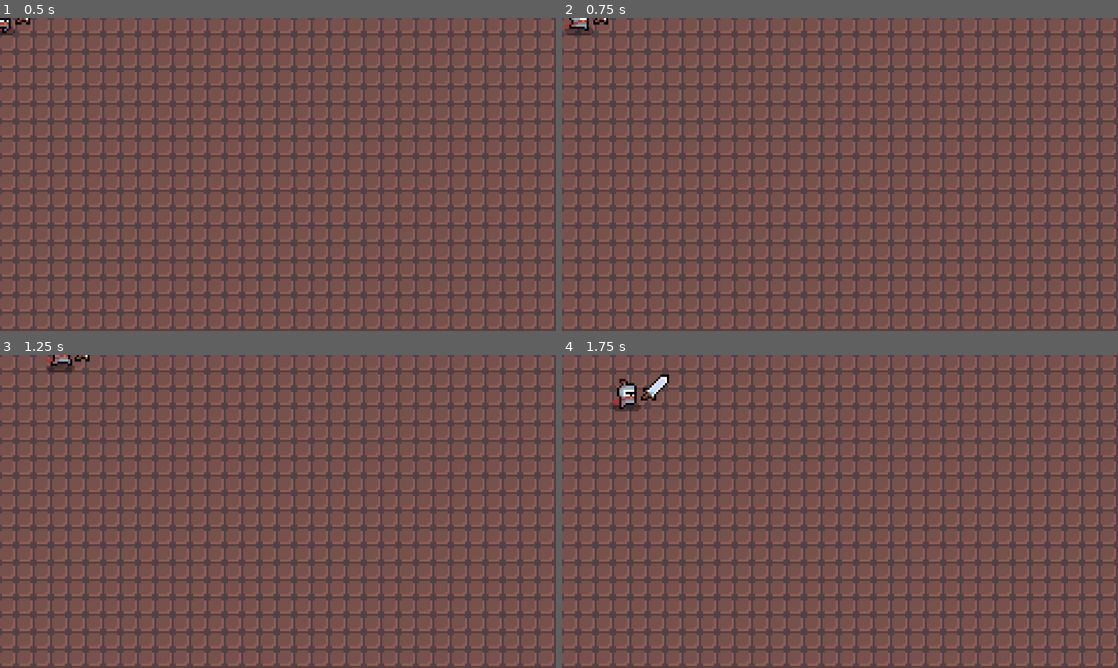
Above: before the commit, frames 1-4 (two rows, left to right).
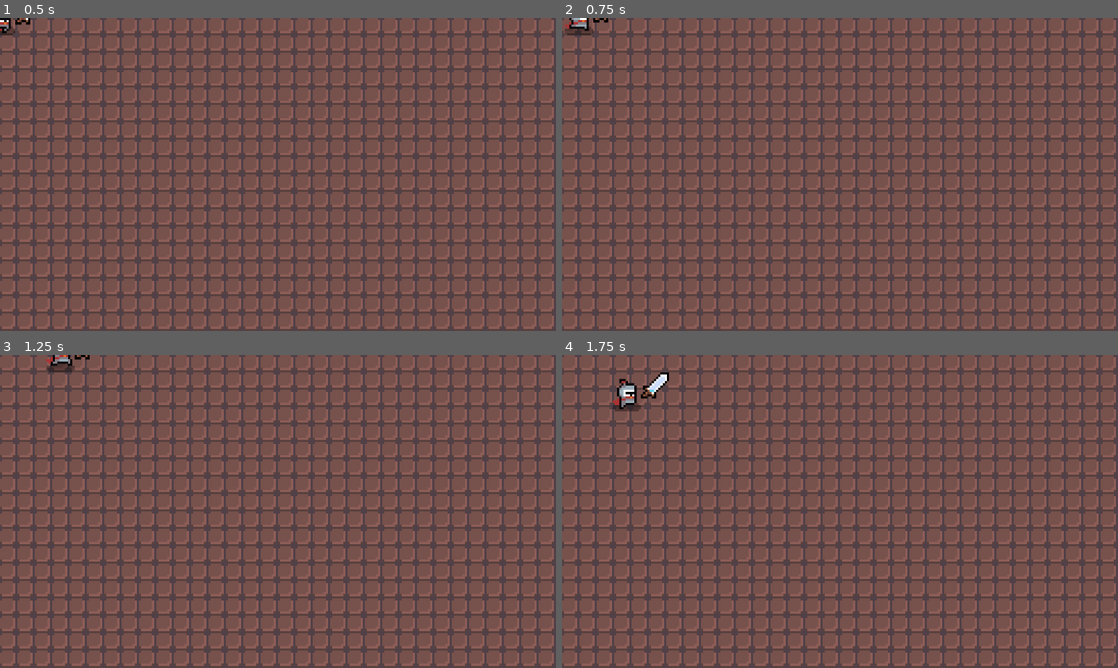
Above: after the commit, the same moments.

Repository: dmcleish91/roguelike-tuturial
Game: Godot game, scene res://scenes/game.tscn
The game is run twice, just before and just after one commit, with the same random seed, the same clock (stepped at 60 frames per second) and the same inputs.
Inputs:
- Up to frame 1 (0.5 s): no input
- Up to frame 2 (0.75 s): tap Enter at 0.5 s; hold Right (ui_right) from 0.53 s (still down)
- Up to frame 3 (1.25 s): keep holding Right (ui_right)
- Up to frame 4 (1.75 s): release Right (ui_right) at 1.28 s; hold Down (ui_down) from 1.28 s (still down)

Frame 1 is identical in both runs. In frame 2, less than 0.1% of the frame differs, in the area x 5-9%, y 0-3%; in frame 3, less than 0.1%; in frame 4, 0.2%, in the area x 14-20%, y 5-15%.

Commit message:
Add type hints and return types to player scripts
Added explicit type hints and return types to functions and variables in player-related scripts for improved code clarity and static analysis. Also updated sword flipping logic to adjust position based on direction. Enabled GDScript warning for untyped declarations in project settings.

Diff:
--- a/project.godot
+++ b/project.godot
@@ -15,6 +15,10 @@
 config/features=PackedStringArray("4.6", "Forward Plus")
 config/icon="res://icon.svg"
 
+[debug]
+
+gdscript/warnings/untyped_declaration=2
+
 [display]
 
 window/size/viewport_width=1280
--- a/scripts/PlayerIdle.gd
+++ b/scripts/PlayerIdle.gd
@@ -3,23 +3,23 @@
 
 var player: CharacterBody2D
 
-func Enter():
+func Enter() -> void:
 	player = owner as CharacterBody2D
 	player.play_idle()
 	player.velocity = Vector2.ZERO
 
-func Exit():
+func Exit()  -> void:
 	pass
 
-func Update(_delta: float):
+func Update(_delta: float)  -> void:
 	pass
 
-func Physics_Process(delta: float):
+func Physics_Process(delta: float) -> void:
 	if not player:
 		return
 
 	# Check for any movement input
-	var has_input = (
+	var has_input: bool = (
 		Input.is_action_pressed("ui_up") or
 		Input.is_action_pressed("ui_down") or
 		Input.is_action_pressed("ui_left") or
--- a/scripts/PlayerWalk.gd
+++ b/scripts/PlayerWalk.gd
@@ -5,18 +5,18 @@
 
 var player: CharacterBody2D
 
-func Enter():
+func Enter() -> void:
 	player = owner as CharacterBody2D
 	if player:
 		player.play_run()
 
-func Exit():
+func Exit() -> void:
 	pass
 
-func Update(_delta: float):
+func Update(_delta: float) -> void:
 	pass
 
-func Physics_Process(delta: float):
+func Physics_Process(delta: float) -> void:
 	if not player:
 		return
 
@@ -36,7 +36,7 @@
 	if input_vector.x != 0:
 		player.last_direction = input_vector.x
 	if player.has_node("AnimatedSprite2D"):
-		var flip_direction = player.last_direction < 0
+		var flip_direction: bool = player.last_direction < 0
 		player.get_node("AnimatedSprite2D").flip_h = flip_direction
 		player.flip_sword(flip_direction)
 
--- a/scripts/hero_sword.gd
+++ b/scripts/hero_sword.gd
@@ -1,6 +1,11 @@
 extends Area2D
 
-@onready var sword = $Sprite2D
+@onready var sword: Sprite2D = $Sprite2D
 
-func flip_sword(value: bool):
-	sword.flip_h = value
+func flip_sword(value: bool) -> void:
+	if value == true:
+		sword.flip_h = value
+		sword.position = Vector2(-19,0)
+	else:
+		sword.flip_h = value
+		sword.position = Vector2(9,0)
--- a/scripts/player.gd
+++ b/scripts/player.gd
@@ -3,22 +3,22 @@
 # Player properties
 var last_direction: int = 1
 
-@onready var hero_sword = $"HeroSword"
+@onready var hero_sword: Area2D = $"HeroSword"
 @onready var animated_sprite_2d: AnimatedSprite2D = $AnimatedSprite2D
-@onready var state_machine = $StateMachine
+@onready var state_machine: State = $StateMachine
 
-func _ready():
+func _ready() -> void:
 	# The state machine will handle all movement logic
 	pass
 
-func play_run():
+func play_run() -> void:
 	if animated_sprite_2d:
 		animated_sprite_2d.play("run")
 
-func play_idle():
+func play_idle() -> void:
 	if animated_sprite_2d:
 		animated_sprite_2d.play("idle")
 
-func flip_sword(value: bool):
+func flip_sword(value: bool) -> void:
 	if hero_sword:
 		hero_sword.flip_sword(value)
--- a/scripts/state.gd
+++ b/scripts/state.gd
@@ -3,15 +3,15 @@
 
 signal Transitioned
 
-func Enter():
+func Enter() -> void:
 	pass
 
-func Exit():
+func Exit() -> void:
 	pass
 
-func Update(_delta: float):
+func Update(_delta: float) -> void:
 	pass
 
 ## This is a physics process.
-func Physics_Process(delta: float):
+func Physics_Process(delta: float) -> void:
 	pass
--- a/scripts/state_machine.gd
+++ b/scripts/state_machine.gd
@@ -5,7 +5,7 @@
 var current_state: State
 var states : Dictionary = {}
 
-func _ready():
+func _ready() -> void:
 	for child in get_children():
 		if child is State:
 			states[child.name.to_lower()] = child
@@ -15,17 +15,16 @@
 		initial_state.Enter()
 		current_state = initial_state
 
-func _process(delta):
+func _process(delta: float) -> void:
 	if current_state:
 		current_state.Update(delta)
-	pass
 
-func _physics_process(delta):
+func _physics_process(delta: float) -> void:
 	if current_state:
 		current_state.Physics_Process(delta)
 	pass
 
-func on_child_transition(state, new_state_name: String):
+func on_child_transition(state: State, new_state_name: String)  -> void:
 	if state != current_state:
 		return
 
